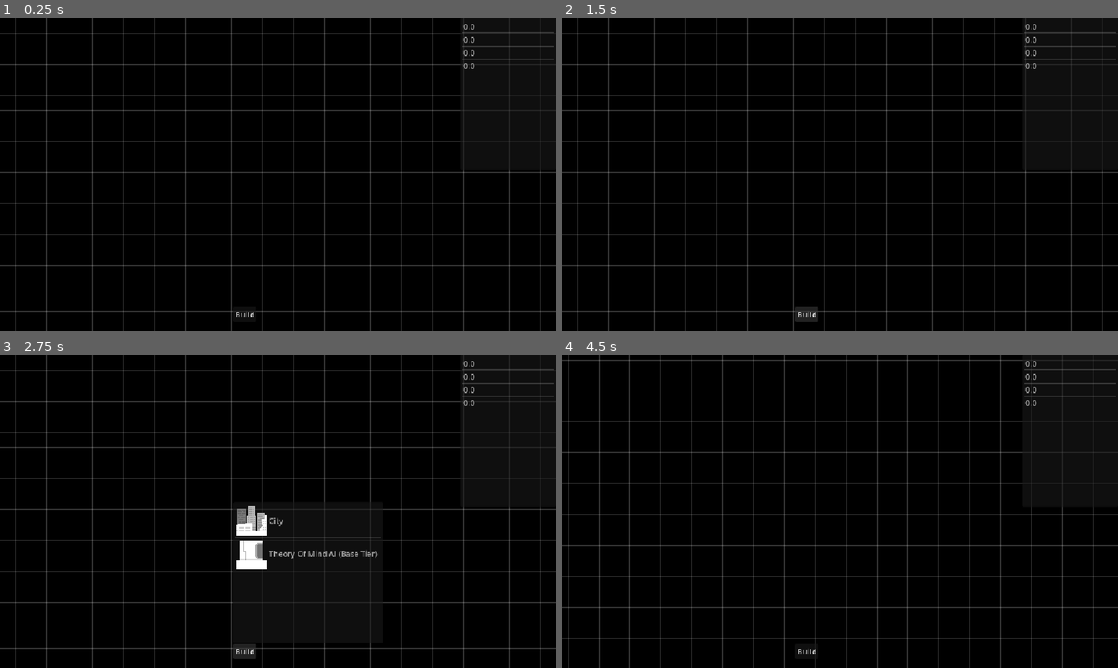
Above: before the commit, frames 1-4 (two rows, left to right).
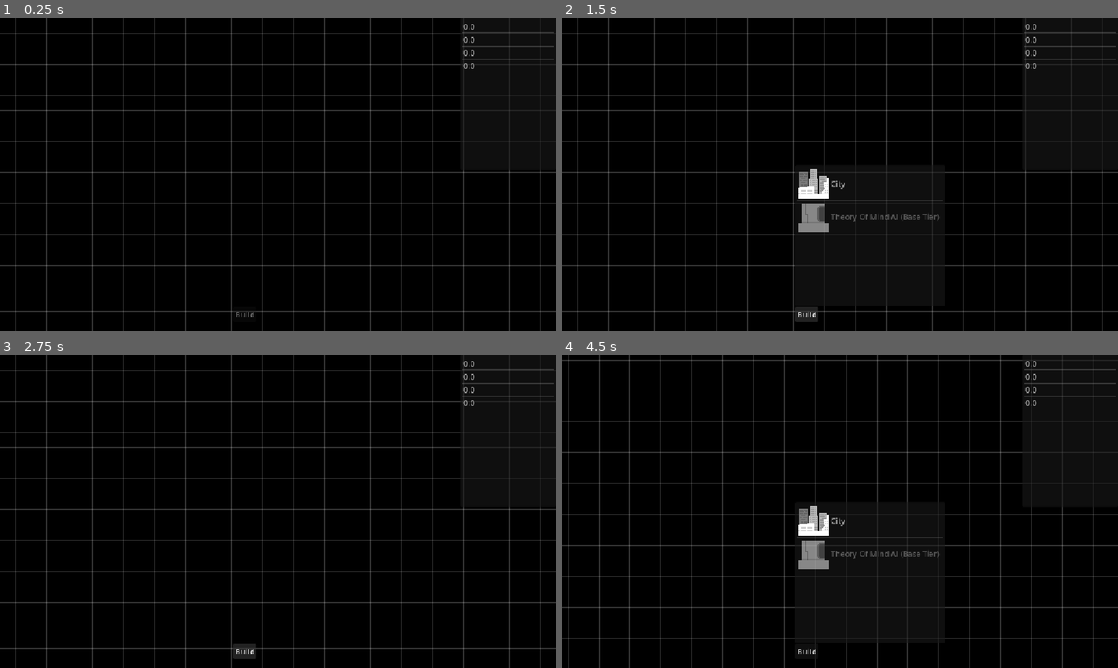
Above: after the commit, the same moments.

Repository: CarlinoCalogero/architect-of-intelligence-board-game
Game: Godot game, scene res://levels/board.tscn
Same seed, same stepped clock (60 frames per second), same inputs: the game is played once before the commit and once after it.
Inputs (mouse positions are in pixels of both pictures, inside the frame that each line leads up to):
- Up to frame 1 (0.25 s): no input
- Up to frame 2 (1.5 s): click (806, 315) at 0.5 s, where only the run before the commit has a clickable "Build"; click "Build" at 1.25 s
- Up to frame 3 (2.75 s): click "Build" at 2 s
- Up to frame 4 (4.5 s): tap Enter at 2.75, 4.25 s; move the mouse to (962, 495) at 2.77 s; press the mouse at (962, 495) at 2.78 s; tap Space at 3.5 s; move the mouse to (728, 527) at 3.52 s; release the mouse at (728, 527) at 3.53 s; tap Mouse wheel down (scroll_down) at 3.6 s; click (728, 527) at 3.67 s; move the mouse to (895, 442) at 4.27 s; hold Mouse wheel up (scroll_up) from 4.28 s (still down); click (895, 442) at 4.42 s

The runs differ from the first frame. In frame 1, less than 0.1% of the frame differs, in the area x 42-46%, y 94-96%; in frame 2, 1.1%; in frame 3, 1.1%, in the area x 42-69%, y 48-80%; in frame 4, 1.1%.

Commit message:
working on game setup phase

Diff:
--- a/managers/game_manager.gd
+++ b/managers/game_manager.gd
@@ -1,11 +1,22 @@
 extends Node
 
+signal player_turn_started
+signal player_turn_ended
+signal buidable_structure_disabled(structure_keys: Array[String])
+signal game_resource_changed(game_resource_key: String, new_value: float)
+
+@onready var cpu_player_wait_timer: Timer = $CPUPlayerWaitTimer
+
 enum GamePhase {
+	MAIN_MENU,
 	SETUP_TURN,
 	PLAYER_TURN
 }
 
 const GAME_STATE_MANAGER = preload("uid://bh1pyslmu1ara")
+const CITY_STRUCTURE_RESOURCE: StructureResource = preload("uid://l2bs1modugmn")
+
+var current_state: GamePhase = GamePhase.MAIN_MENU
 
 var game_state_manager: GameStateManager
 
@@ -15,8 +26,57 @@
 func get_game_state_manager() -> GameStateManager:
 	return game_state_manager
 
+func get_buildable_structure_list() -> Array[StructureResource]:
+	return game_state_manager.get_current_player_structure_manager().get_buildable_structure_list()
+
+func get_game_resources_list() -> Array[GameResource]:
+	return game_state_manager.get_current_player_game_resource_manager().get_game_resources_list()
+
+func get_earnings_from_structure_building_completion(structure: StructureResource) -> Dictionary[String, float]:
+	return game_state_manager.get_current_player_structure_manager().get_earnings_from_structure_building_completion(structure)
+
+func get_current_player_resources() -> Dictionary[String, float]:
+	return game_state_manager.get_current_player_resources()
+
+func update_current_player_resource(game_resource_key: String, value: float) -> void:
+	game_state_manager.update_current_player_resource(game_resource_key, value)
+
+func _change_phase(new_phase: GamePhase) -> void:
+	current_state = new_phase
+
+	match current_state:
+		GamePhase.SETUP_TURN:
+			_setup_turn_phase()
+
+		GamePhase.PLAYER_TURN:
+			print("Waiting for player to act...")
+			# Unlock UI buttons so the player can click things.
+			# Notice how the code just STOPS here. It idles completely.
+
+func _setup_turn_phase():
+	print("Setting up the board...")
+
+	cpu_player_wait_timer.start()
+	await cpu_player_wait_timer.timeout
+
+	var whitelisted_cities: Array[String] = [CITY_STRUCTURE_RESOURCE.name]
+	emit_signal("buidable_structure_disabled", whitelisted_cities)
+	emit_signal("player_turn_started")
+	# Deal cards, spawn pieces, etc.
+	# When finished, move to the next phase:
+	_change_phase(GamePhase.PLAYER_TURN)
+
 func new_game(number_of_players: int = 4):
 	game_state_manager = GAME_STATE_MANAGER.instantiate()
+	game_state_manager.current_game_resource_changed.connect(_on_current_game_resource_changed)
 	add_child(game_state_manager)
 
 	game_state_manager.setup(number_of_players)
+
+	_change_phase(GamePhase.SETUP_TURN)
+
+func on_structure_built(structure: StructureResource):
+	game_state_manager.get_current_player_structure_manager().on_structure_built(structure)
+
+func _on_current_game_resource_changed(game_resource_key: String, new_value: float):
+	emit_signal("game_resource_changed", game_resource_key, new_value)
--- a/managers/game_manager.tscn
+++ b/managers/game_manager.tscn
@@ -4,3 +4,5 @@
 
 [node name="GameManager" type="Node" unique_id=248288835]
 script = ExtResource("1_atyjh")
+
+[node name="CPUPlayerWaitTimer" type="Timer" parent="." unique_id=169772672]
--- a/managers/structure_manager.gd
+++ b/managers/structure_manager.gd
@@ -22,7 +22,7 @@
 			return true
 	return false
 
-func get_structure_on_build_earnings(structure: StructureResource) -> Dictionary[String, float]:
+func get_earnings_from_structure_building_completion(structure: StructureResource) -> Dictionary[String, float]:
 	var earnings:  Dictionary[String, float] = {}
 	for on_build_earning: Transaction in structure.on_build_earnings:
 		earnings[on_build_earning.resource_type.name] = on_build_earning.amount
--- a/project.godot
+++ b/project.godot
@@ -17,7 +17,7 @@
 
 [autoload]
 
-GameManager="*uid://dntsyfwpldtvd"
+GameManager="*uid://3uvuhay7pg1t"
 
 [display]
 
--- a/system/build_utility.gd
+++ b/system/build_utility.gd
@@ -2,26 +2,38 @@
 extends Control
 
 @export var grid_placememt_system: GridPlacementSystem
-@onready var game_state_manager: GameStateManager = GameManager.get_game_state_manager()
 
+@onready var button: Button = $Button
 @onready var item_list: ItemList = $ItemList
 
 var last_built_item_index: int = -1
+var current_buildable_structures: Dictionary[String, float]
 
 func _ready():
 	assert(grid_placememt_system, "No active placement system")
-	assert(game_state_manager, "No Game State Manager")
+
+	GameManager.player_turn_started.connect(_on_player_turn_started)
+	GameManager.player_turn_ended.connect(_on_player_turn_ended)
+	GameManager.buidable_structure_disabled.connect(_on_buidable_structure_disabled)
+
 	grid_placememt_system.structure_built.connect(_on_structure_built)
-	item_list.hide()
+
 	_populate_item_list()
+	_on_player_turn_ended()
 
 func _populate_item_list():
-	for structure: StructureResource in game_state_manager.get_current_player_structure_manager().get_buildable_structure_list():
+	for structure: StructureResource in GameManager.get_buildable_structure_list():
 		var item_index: int = item_list.add_item(structure.name, structure.texture)
 		item_list.set_item_metadata(item_index, structure)
+		current_buildable_structures[structure.name] = item_index
 
 func toggle_structures_item_list():
 	item_list.visible = not item_list.visible
+
+func set_buildable_structure_subset(structure_keys: Array[String]):
+	for available_structure_key in current_buildable_structures:
+		if not structure_keys.has(available_structure_key):
+			item_list.set_item_disabled(current_buildable_structures[available_structure_key], true)
 
 func _reset():
 	last_built_item_index = -1
@@ -42,13 +54,24 @@
 	var structure: StructureResource = item_list.get_item_metadata(last_built_item_index)
 
 	# -- Handle structure build limit
-	if game_state_manager.get_current_player_structure_manager().on_structure_built(structure):
+	if GameManager.on_structure_built(structure):
 		item_list.remove_item(last_built_item_index)
+		current_buildable_structures.erase(structure.name)
 
 	# -- Handle construction earnings
-	var on_build_earnings: Dictionary[String, float] = game_state_manager.get_current_player_structure_manager().get_structure_on_build_earnings(structure)
+	var on_build_earnings: Dictionary[String, float] = GameManager.get_earnings_from_structure_building_completion(structure)
 	for game_resource_key in on_build_earnings:
 		var earned_amount: float = on_build_earnings[game_resource_key]
-		game_state_manager.update_current_player_resource(game_resource_key, earned_amount)
+		GameManager.update_current_player_resource(game_resource_key, earned_amount)
 
 	last_built_item_index = -1
+
+func _on_player_turn_started():
+	button.disabled = false
+
+func _on_player_turn_ended():
+	item_list.hide()
+	button.disabled = true
+
+func _on_buidable_structure_disabled(structure_keys: Array[String]):
+	set_buildable_structure_subset(structure_keys)
--- a/system/game_resources_utility.gd
+++ b/system/game_resources_utility.gd
@@ -1,20 +1,18 @@
 class_name GameResourcesUtility
 extends Control
 
-@onready var game_state_manager: GameStateManager = GameManager.get_game_state_manager()
 @onready var item_list: ItemList = $ItemList
 
 var game_resource_indexes: Dictionary[String, int] = {}
 
 func _ready():
-	assert(game_state_manager, "No Game State Manager")
-	game_state_manager.current_game_resource_changed.connect(_update_game_resource)
+	GameManager.game_resource_changed.connect(_update_game_resource)
 	_populate_item_list()
 
 func _populate_item_list():
 	item_list.clear()
-	var player_resources: Dictionary[String, float] = game_state_manager.get_current_player_resources()
-	for game_resource: GameResource in game_state_manager.get_current_player_game_resource_manager().get_game_resources_list():
+	var player_resources: Dictionary[String, float] = GameManager.get_current_player_resources()
+	for game_resource: GameResource in GameManager.get_game_resources_list():
 		var item_index: int = item_list.add_item(str(player_resources[game_resource.name]), game_resource.icon)
 		game_resource_indexes[game_resource.name] = item_index
 
